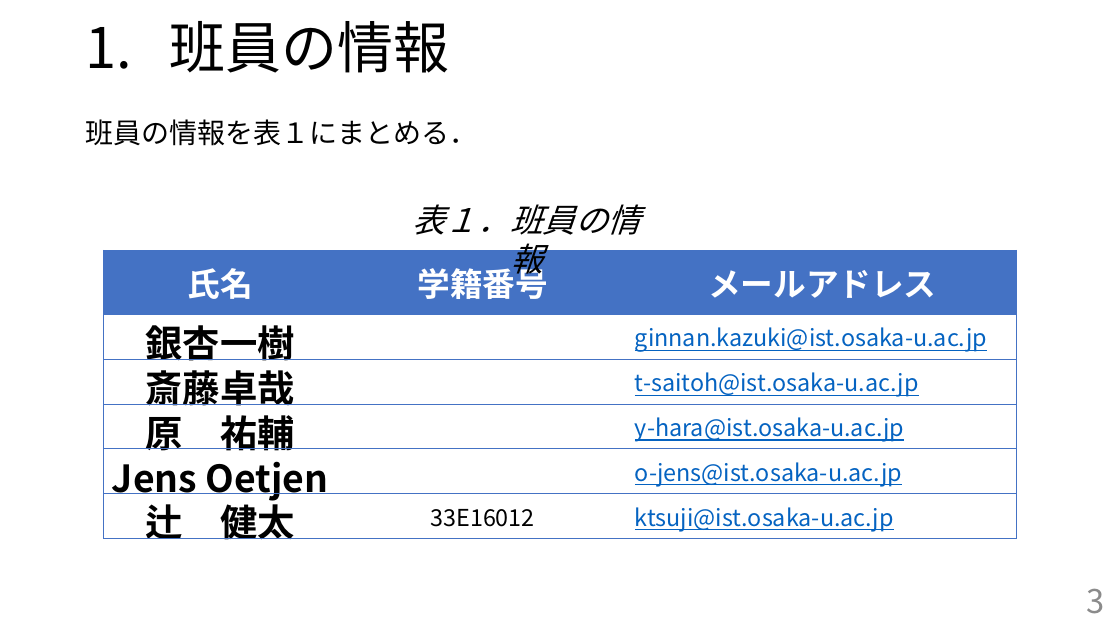
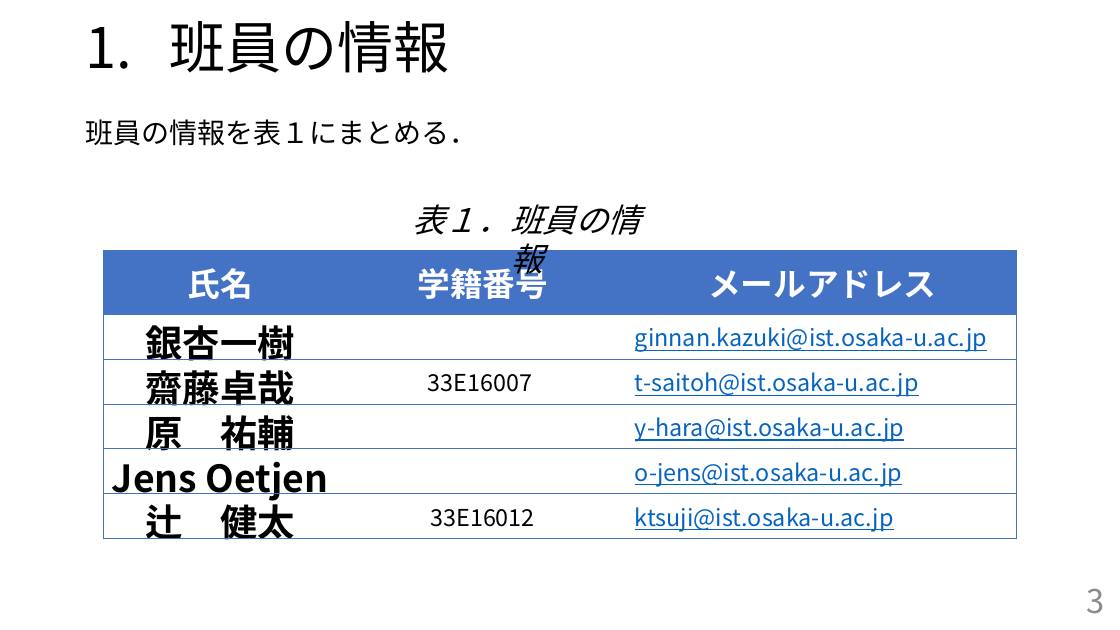
Before and after one commit to handai-trema/IaaS-team-1, a slide deck: slide 3 of FinalReport_team1.pptx. Drawn at 1120x630 pixels with LibreOffice and Linux fonts; fonts in the diff are those of the drawing. Boxes give left, top, right and bottom in pixels: in the first picture for what was removed or moved away, otherwise in the second. Text is boxed around its words. In the diff, an @@ line names an element or a change of style, - is before the commit and + after.

```diff
--- a/FinalReport_team1.pptx
+++ b/FinalReport_team1.pptx
@@ table at <box>103,250,1016,544</box> @@
-row 3, column 1: 斎藤卓哉
+row 3, column 1: 齋藤卓哉
-row 3, column 2: 
+row 3, column 2: 33E16007
```
Also in this commit, not shown: 2 other slides changed.
